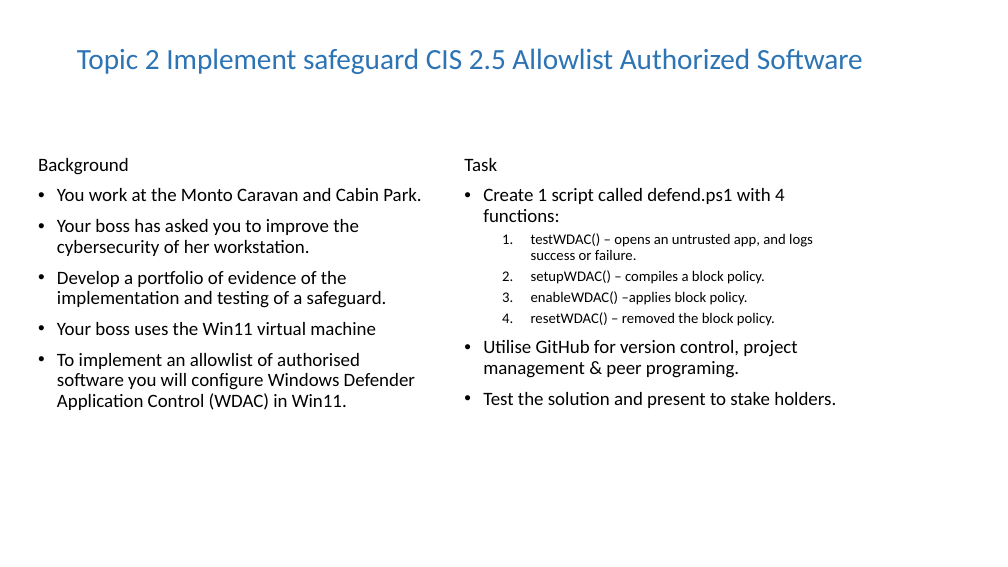
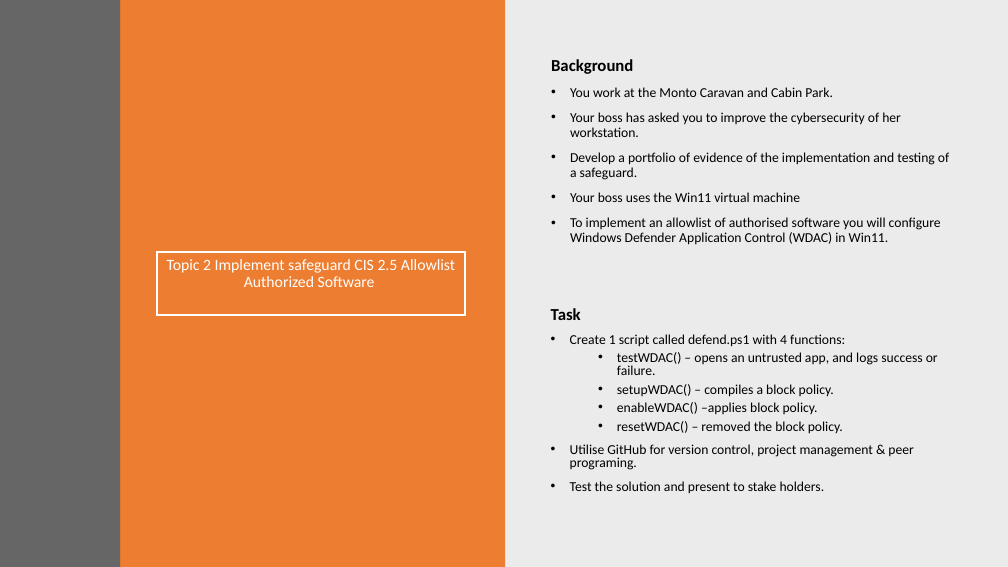
Before and after one commit to MGallehawk/Portfolio, a slide deck: slide 2 of Coit11241 Cyber Security Technologies/peer programing/peer programing presentation.pptx. Drawn at 1008x567 pixels with LibreOffice and Linux fonts; fonts in the diff are those of the drawing. Boxes give left, top, right and bottom in pixels: in the first picture for what was removed or moved away, otherwise in the second. Text is boxed around its words. In the diff, an @@ line names an element or a change of style, - is before the commit and + after.

Commit message:
work on presentation

```diff
--- a/Coit11241 Cyber Security Technologies/peer programing/peer programing presentation.pptx
+++ b/Coit11241 Cyber Security Technologies/peer programing/peer programing presentation.pptx
@@ rectangle added at (x1=0, y1=0, x2=120, y2=567), fill #404040 at 80% opacity @@
@@ rectangle added at (x1=120, y1=0, x2=505, y2=567), fill #ED7D31 @@
@@ rectangle added at (x1=504, y1=0, x2=1008, y2=567), fill #000000 at 8% opacity @@
@@ text "Background" moved from (x1=38, y1=158, x2=421, y2=410) to (x1=551, y1=59, x2=949, y2=245) @@
@@ text "Background" at (x1=551, y1=59, x2=949, y2=245): size 18 to 16 pt, bold on in "Background"; size 18 to 13 pt @@
@@ title "Topic 2 Implement safeguard CIS ..." resized from (x1=77, y1=48, x2=863, y2=74) to (x1=157, y1=253, x2=465, y2=315) @@
@@ title "Topic 2 Implement safeguard CIS ..." at (x1=157, y1=253, x2=465, y2=315): size 27.9 to 15 pt, text colour #2D74B5 to #FFFFFF; alignment left to centre; outline none to #FFFFFF 2 pt @@
@@ text "Task" moved from (x1=464, y1=158, x2=836, y2=408) to (x1=551, y1=308, x2=938, y2=494) @@
@@ text "Task" at (x1=551, y1=308, x2=938, y2=494): size 18 to 16 pt, bold on in "Task"; size 18 to 13 pt in "Create 1 script called defend.ps1 with 4 ...", "Utilise GitHub for version control, project management ...", "Test the solution and present to stake ..."; size 14 to 13 pt in "testWDAC() – opens an untrusted app, and ...", "setupWDAC() – compiles a block policy.", "enableWDAC() –applies block policy.", "resetWDAC() – removed the block policy."; line spacing 0.9 to 0.8; bullet 1. to • @@
```
Also in this commit, not shown: 7 slides added.
